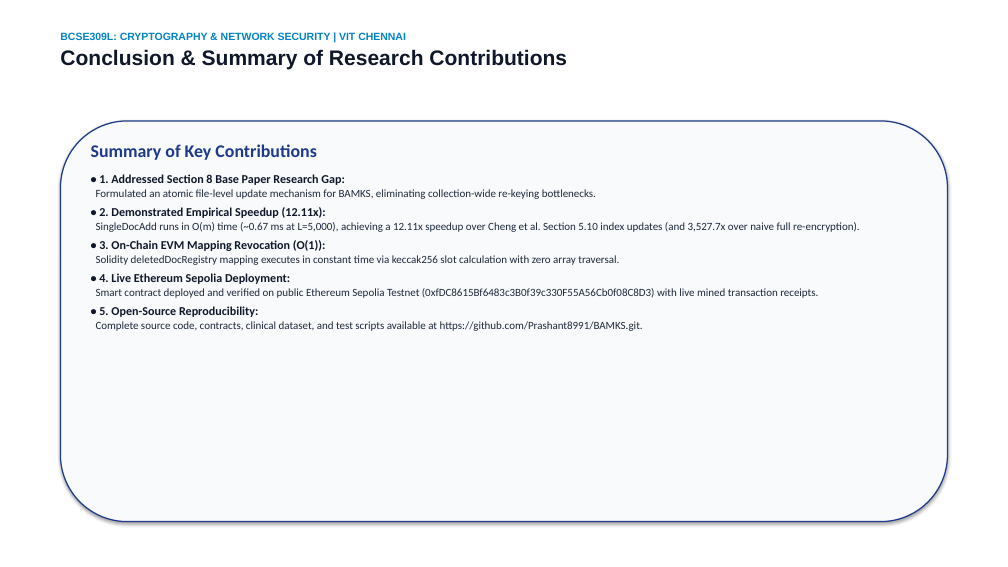
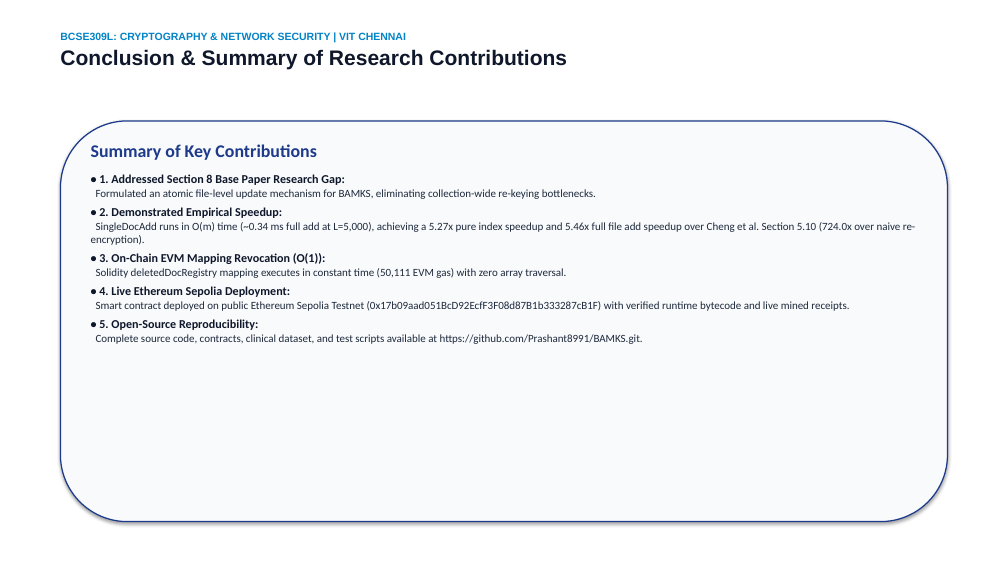
Before and after one commit to Prashant8991/BAMKS, a slide deck: slide 15 of submission_materials/1_Presentation_PPT/BAMKS_D_Final_Presentation.pptx. Drawn at 1008x567 pixels with LibreOffice and Linux fonts; fonts in the diff are those of the drawing. Boxes give left, top, right and bottom in pixels: in the first picture for what was removed or moved away, otherwise in the second. Text is boxed around its words. In the diff, an @@ line names an element or a change of style, - is before the commit and + after.

Commit message:
fix(review-3): reconcile Sepolia deployment, EVM opcode gas, clean benchmark, IEEE PDF layout, and verified citations

```diff
--- a/submission_materials/1_Presentation_PPT/BAMKS_D_Final_Presentation.pptx
+++ b/submission_materials/1_Presentation_PPT/BAMKS_D_Final_Presentation.pptx
@@ text at box(91, 207, 915, 245): text changed @@
-• 2. Demonstrated Empirical Speedup (12.11x):
-SingleDocAdd runs in O(m) time (~0.67 ms at L=5,000), achieving a 12.11x speedup over Cheng et al. Section 5.10 index updates (and 3,527.7x over naive full re-encryption).
+• 2. Demonstrated Empirical Speedup:
+SingleDocAdd runs in O(m) time (~0.34 ms full add at L=5,000), achieving a 5.27x pure index speedup and 5.46x full file add speedup over Cheng et al. Section 5.10 (724.0x over naive re-encryption).
@@ text at box(96, 268, 566, 278): text changed @@
-Solidity deletedDocRegistry mapping executes in constant time via keccak256 slot calculation with zero array traversal.
+Solidity deletedDocRegistry mapping executes in constant time (50,111 EVM gas) with zero array traversal.
@@ text at box(96, 301, 849, 311): text changed @@
-Smart contract deployed and verified on public Ethereum Sepolia Testnet (0xfDC8615Bf6483c3B0f39c330F55A56Cb0f08C8D3) with live mined transaction receipts.
+Smart contract deployed on public Ethereum Sepolia Testnet (0x17b09aad051BcD92EcfF3F08d87B1b333287cB1F) with verified runtime bytecode and live mined receipts.
```
Also in this commit, not shown: 8 other slides changed, 29 other files.
